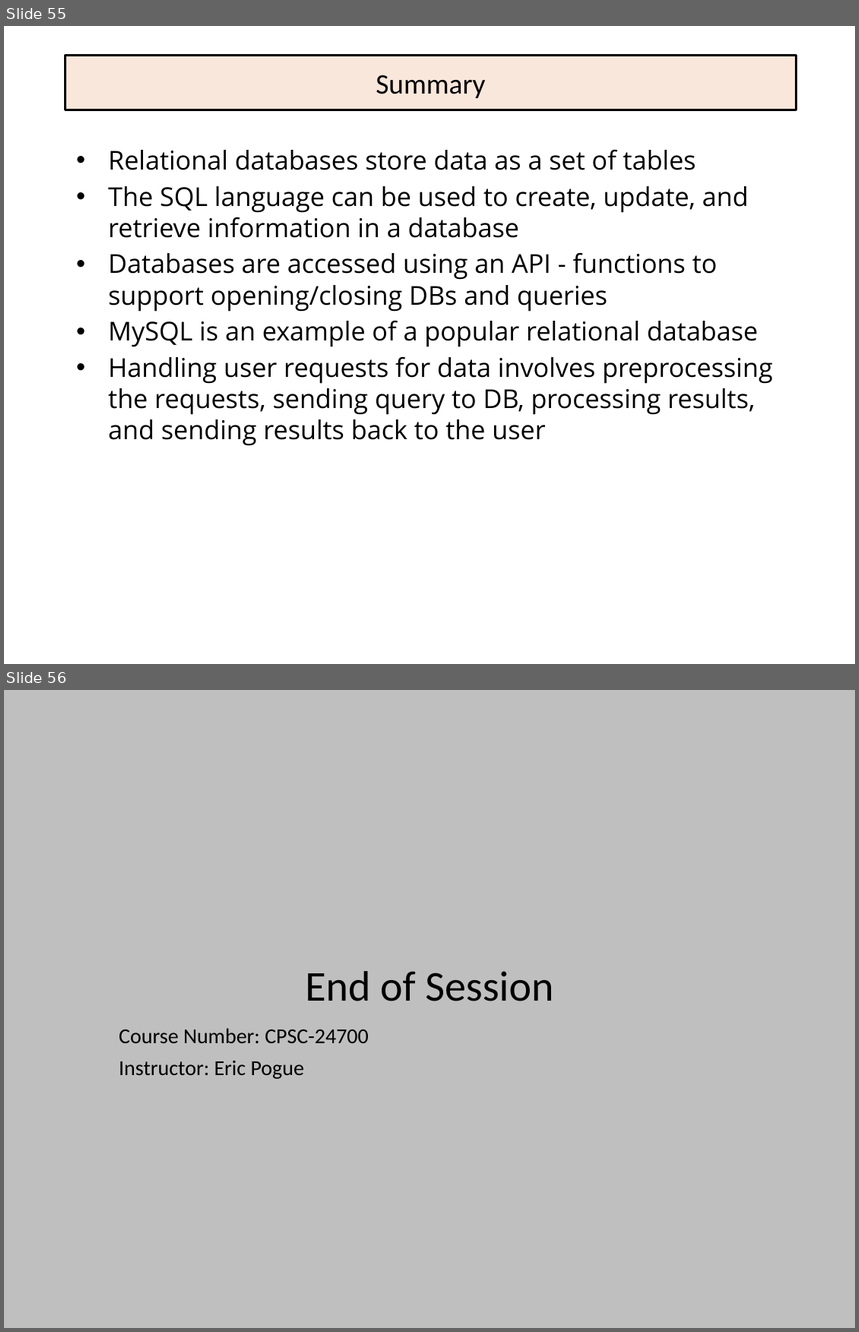
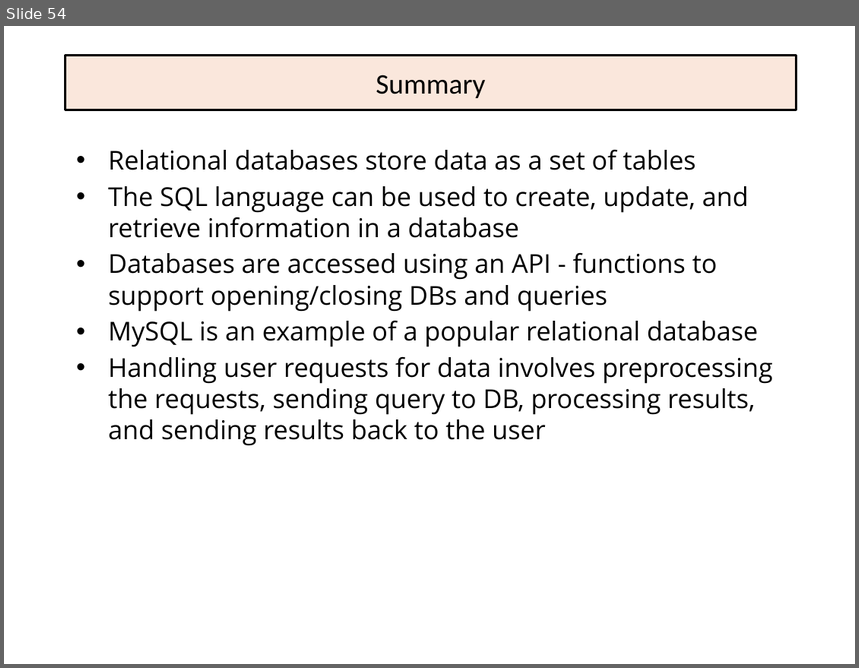
Before and after one commit to EricJPogue/www-epogue-info, a slide deck: CPSC-24700/Presentations/database.pptx. Shown one above the other, each under a label of ours: slides 55 and 56 before the commit, slide 54 after it. The pictures are 859x1332 and 859x668 pixels, drawn with LibreOffice and Linux fonts; fonts in the diff are those of the drawing. Boxes give left, top, right and bottom in pixels: in the first picture for what was removed or moved away, otherwise in the second. Text is boxed around its words. In the diff, an @@ line names an element or a change of style, - is before the commit and + after.

Commit message:
Update session 39 documents.

```diff
--- a/CPSC-24700/Presentations/database.pptx
+++ b/CPSC-24700/Presentations/database.pptx
@@ slide 56 removed at box(4, 690, 855, 1328), background #BFBFBF @@
@@ title removed at box(305, 971, 553, 1002) @@
-End of Session
@@ subtitle removed at box(119, 1028, 369, 1079) @@
-Course Number: CPSC-24700
-Instructor: Eric Pogue
@@ what was slide 55 is now slide 54 @@
```
Also in this commit, not shown: 1 other slide removed, 9 other files.
